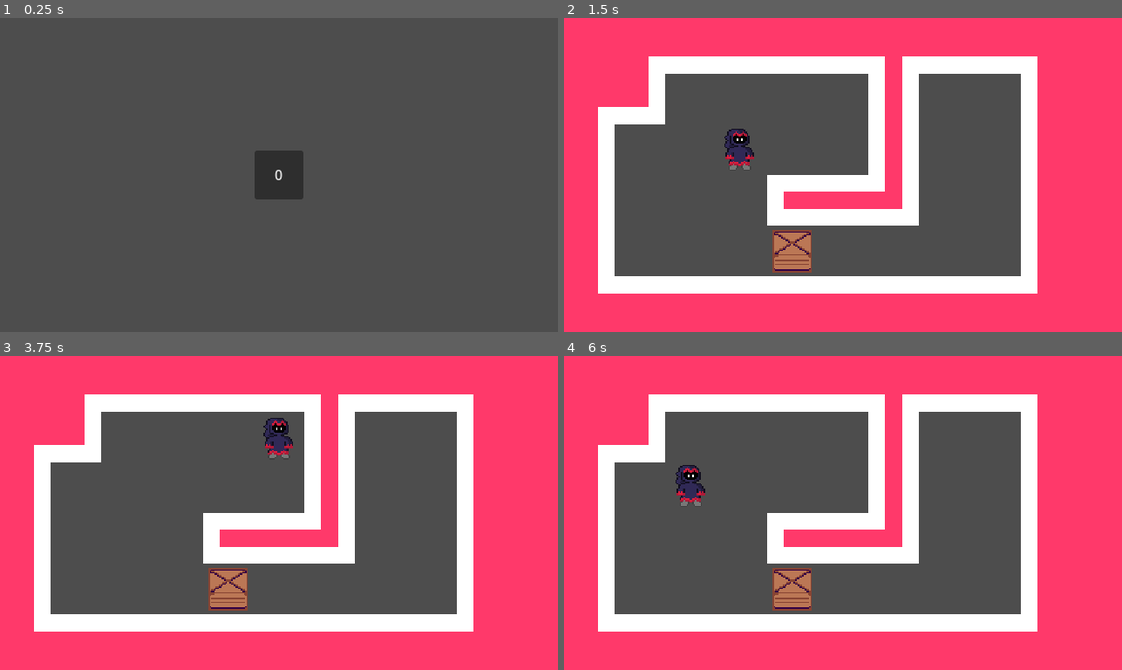
Above: before the commit, frames 1-4 (two rows, left to right).
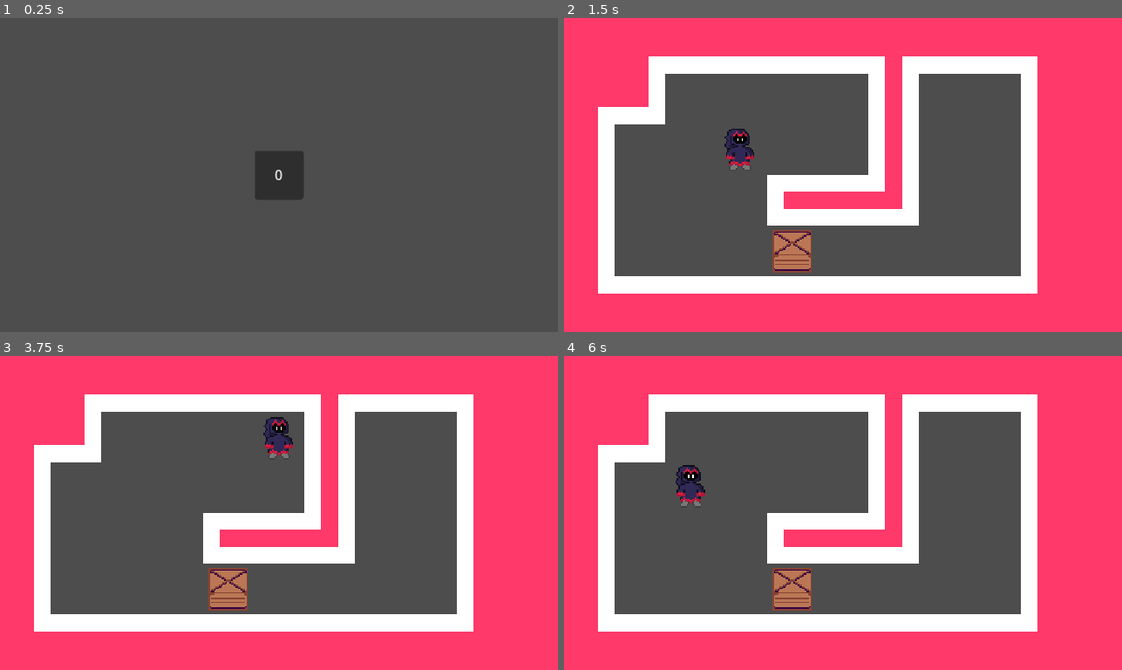
Above: after the commit, the same moments.

Repository: danielday-dev/PirateJam15
Game: Godot game, scene res://Scenes/LevelSelect.tscn
Same seed, same stepped clock (60 frames per second), same inputs: the game is played once before the commit and once after it.
Inputs:
- Up to frame 1 (0.25 s): no input
- Up to frame 2 (1.5 s): click "0" at 0.5 s; tap Enter at 1.25 s; hold D (player_movement_right) from 1.28 s (still down)
- Up to frame 3 (3.75 s): release D (player_movement_right) at 2.03 s; hold S (player_movement_down) 2.03-2.78 s; tap Space at 2.75 s; hold D (player_movement_right) 2.78-3.53 s; tap Enter at 3.5 s; hold W (player_movement_up) from 3.53 s (still down)
- Up to frame 4 (6 s): tap Space at 4.25 s; release W (player_movement_up) at 4.28 s; hold A (player_movement_left) 4.28-5.78 s; tap Enter at 5.75 s; hold S (player_movement_down) from 5.78 s (still down)

The runs differ from the first frame. In frame 2, less than 0.1% of the frame differs, in the area x 28-34%, y 35-49%; in frame 3, less than 0.1%; in frame 4, less than 0.1%, in the area x 20-26%, y 35-47%.

Commit message:
Vertex pixel snapping added to remove stray artefacts.

Diff:
--- a/project.godot
+++ b/project.godot
@@ -48,3 +48,4 @@
 textures/canvas_textures/default_texture_filter=0
 renderer/rendering_method="gl_compatibility"
 renderer/rendering_method.mobile="gl_compatibility"
+2d/snap/snap_2d_vertices_to_pixel=true
